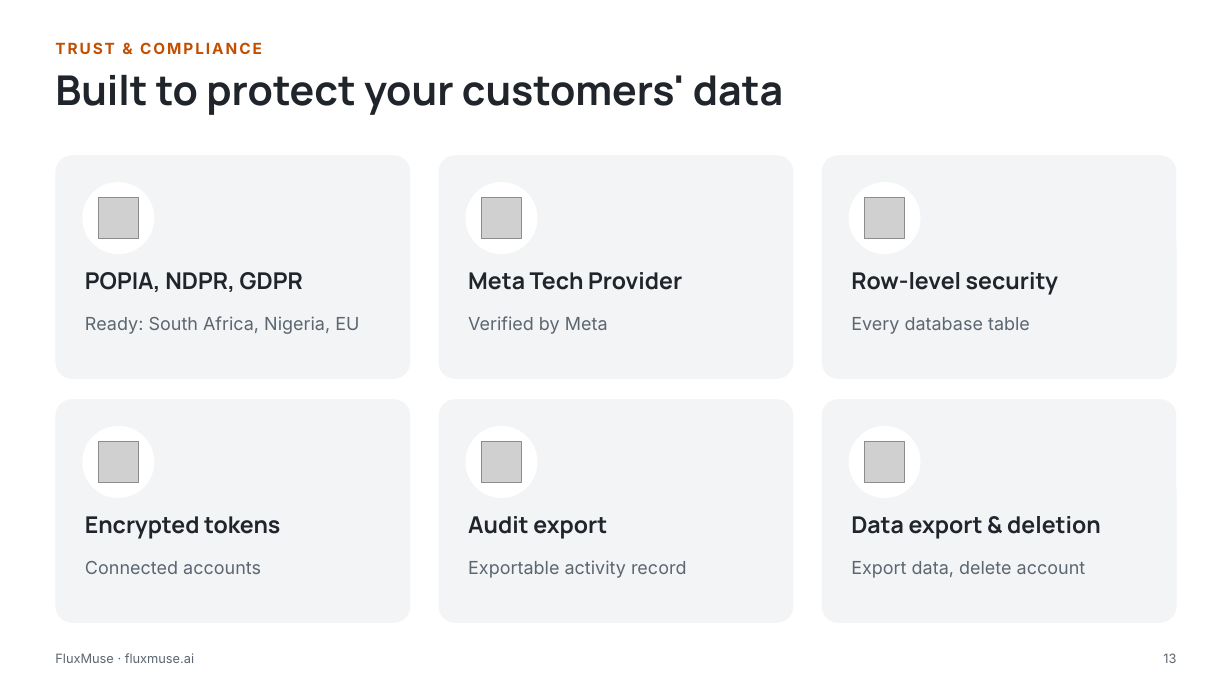
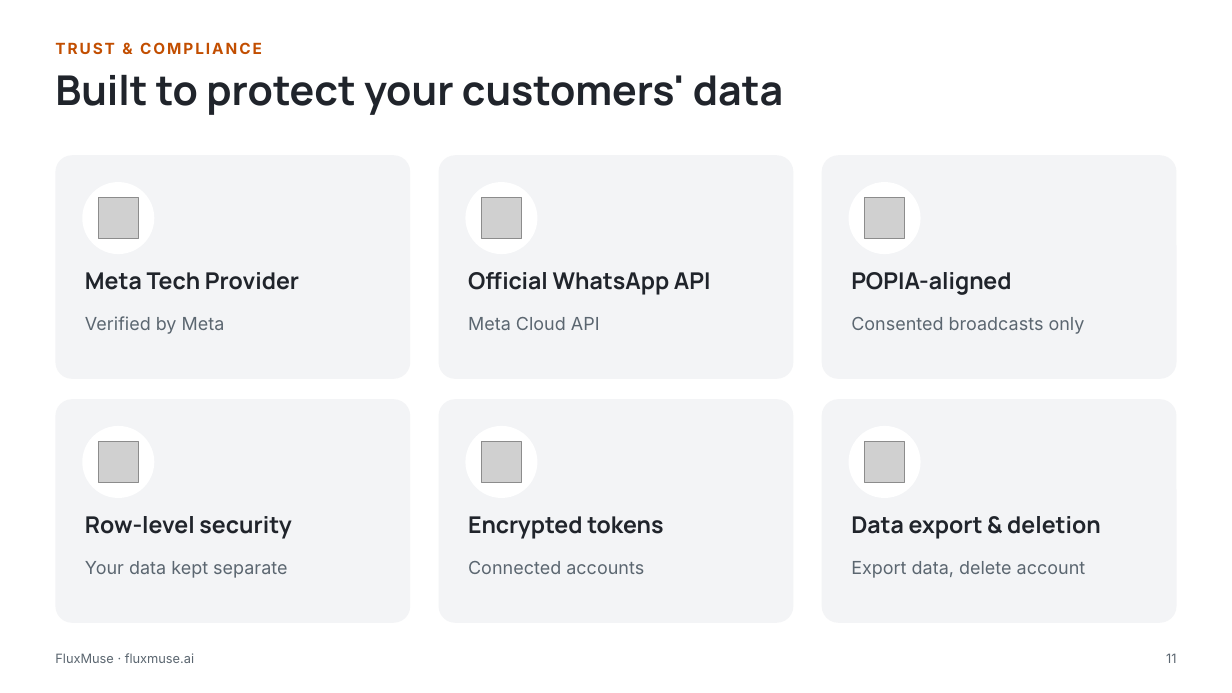
Before and after one commit to embizo/fluxmuse, a slide deck: slide 11 of docs/go-to-market/02_Brand_Pitch_Deck/FluxMuse_Pitch_Solo_Entrepreneurs.pptx (slide 13 before the commit). Drawn at 1232x693 pixels with LibreOffice and Linux fonts; fonts in the diff are those of the drawing; grey boxes stand for pictures. Boxes give left, top, right and bottom in pixels: in the first picture for what was removed or moved away, otherwise in the second. Text is boxed around its words. In the diff, an @@ line names an element or a change of style, - is before the commit and + after.

```diff
--- a/docs/go-to-market/02_Brand_Pitch_Deck/FluxMuse_Pitch_Solo_Entrepreneurs.pptx
+++ b/docs/go-to-market/02_Brand_Pitch_Deck/FluxMuse_Pitch_Solo_Entrepreneurs.pptx
@@ text at [85, 272, 299, 290]: text changed @@
-POPIA, NDPR, GDPR
+Meta Tech Provider
@@ text at [468, 272, 711, 295]: text changed @@
-Meta Tech Provider
+Official WhatsApp API
@@ text at [851, 272, 1011, 295]: text changed @@
-Row-level security
+POPIA-aligned
@@ text at [85, 316, 225, 334]: text changed @@
-Ready: South Africa, Nigeria, EU
+Verified by Meta
@@ text at [468, 317, 600, 330]: text changed @@
-Verified by Meta
+Meta Cloud API
@@ text at [851, 317, 1085, 334]: text changed @@
-Every database table
+Consented broadcasts only
@@ text at [85, 516, 291, 539]: text changed @@
-Encrypted tokens
+Row-level security
@@ text at [468, 516, 663, 539]: text changed @@
-Audit export
+Encrypted tokens
@@ text at [85, 561, 287, 578]: text changed @@
-Connected accounts
+Your data kept separate
@@ text at [468, 561, 644, 574]: text changed @@
-Exportable activity record
+Connected accounts
@@ page number at [1166, 653, 1176, 663]: text changed @@
-13
+11
```
Also in this commit, not shown: 6 other slides changed, 6 slides added, 8 slides removed, 8 other files.
